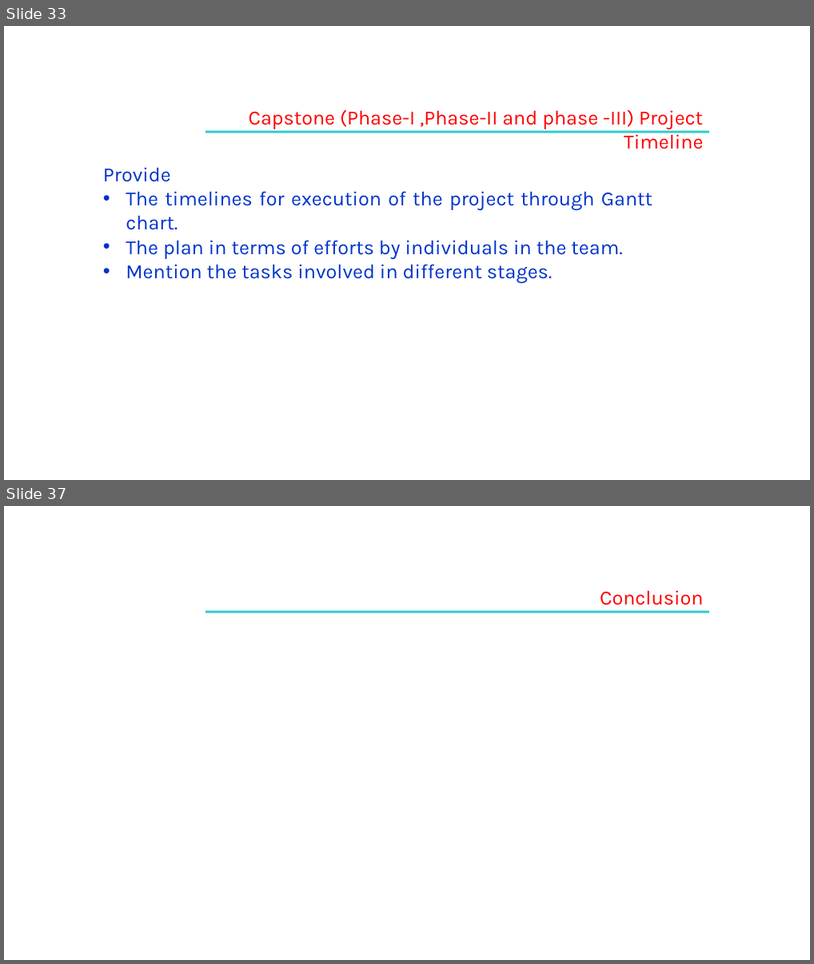
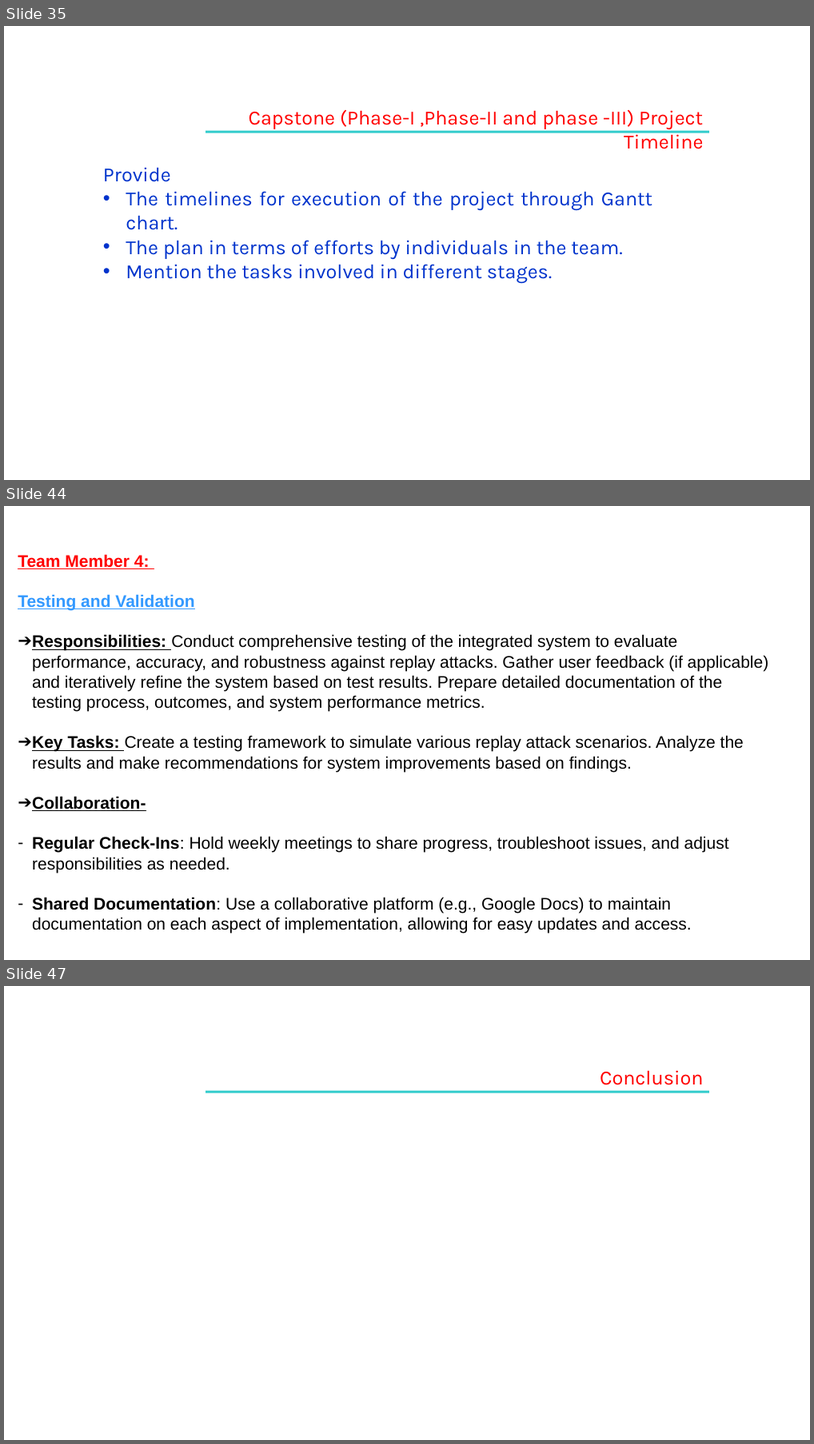
Before and after one commit to SoumyaMishra03/Capstone_Project_team_49, a slide deck: Capstone Project Phase – 2,review 1.pptx. Shown one above the other, each under a label of ours: slides 33 and 37 before the commit, slides 35, 44 and 47 after it; the slides between them are not shown. The pictures are 814x964 and 814x1444 pixels, drawn with LibreOffice and Linux fonts; fonts in the diff are those of the drawing; background and template pictures are left out. Boxes give left, top, right and bottom in pixels: in the first picture for what was removed or moved away, otherwise in the second. Text is boxed around its words. In the diff, an @@ line names an element or a change of style, - is before the commit and + after.

```diff
--- a/Capstone Project Phase – 2,review 1.pptx
+++ b/Capstone Project Phase – 2,review 1.pptx
@@ slide 44 added at (4,506,810,960), background #FFFFFF @@
@@ text added at (18,554,770,933), 20 pt, text #000000 @@
+Team Member 4:
+Testing and Validation
+➔ Responsibilities: Conduct comprehensive testing of the integrated system to evaluate performance, accuracy, and robustness against replay attacks. Gather user feedback (if applicable) and iteratively refine the system based on test results. Prepare detailed documentation of the testing process, outcomes, and system performance metrics.
+➔ Key Tasks: Create a testing framework to simulate various replay attack scenarios. Analyze the results and make recommendations for system improvements based on findings.
+➔ Collaboration-
+– Regular Check-Ins: Hold weekly meetings to share progress, troubleshoot issues, and adjust responsibilities as needed.
+– Shared Documentation: Use a collaborative platform (e.g., Google Docs) to maintain documentation on each aspect of implementation, allowing for easy updates and access.
@@ what was slide 33 is now slide 35 @@
@@ what was slide 37 is now slide 47 @@
```
Also in this commit, not shown: 28 slides changed, 10 other slides added, 1 slide removed.
